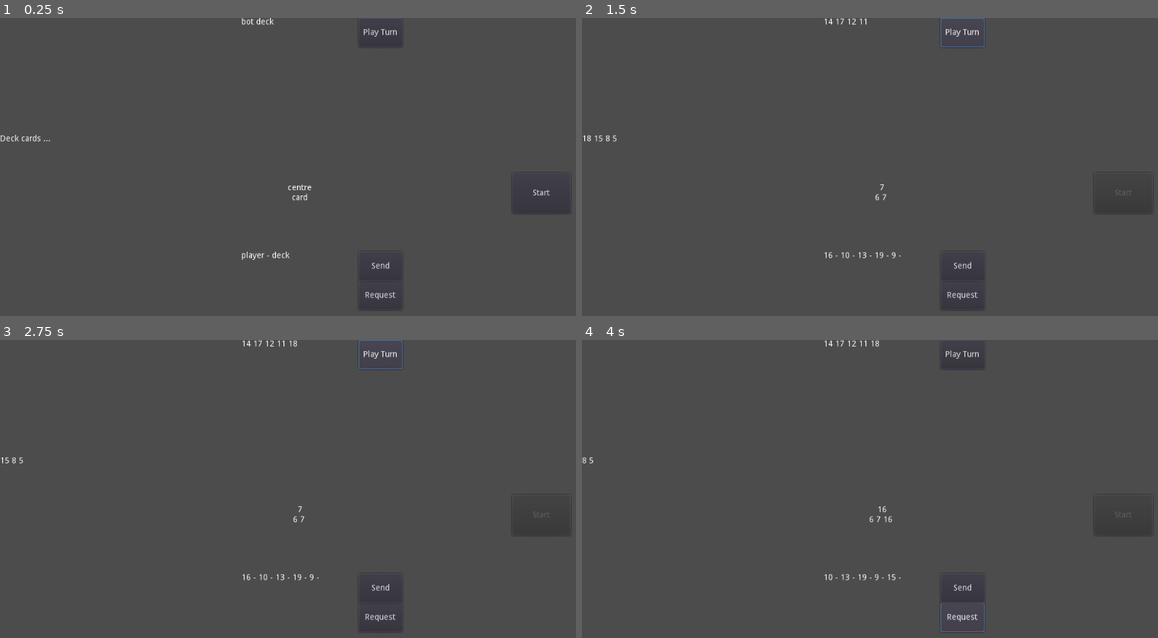
Above: before the commit, frames 1-4 (two rows, left to right).
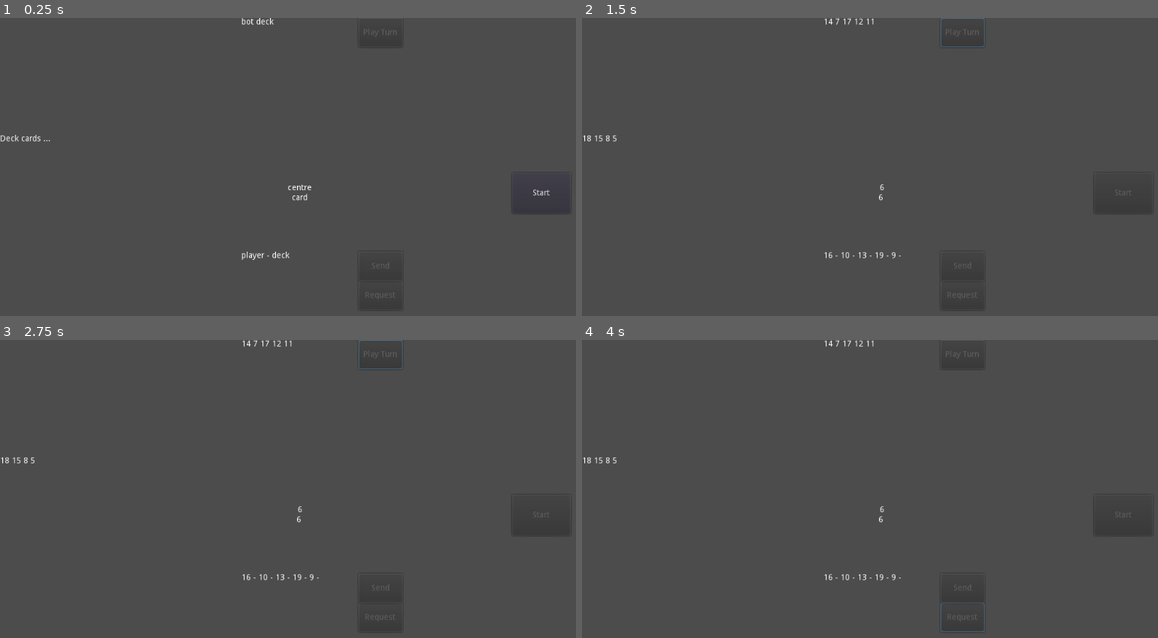
Above: after the commit, the same moments.

Repository: ravi-kiran-svs/uno-men
Game: Godot game, scene res://Scenes/TestScenes/TestGame.tscn
Two runs of this game, one before a commit and one after it. Both use one fixed random seed, a clock stepped at 60 frames per second and the inputs below.
Inputs (mouse positions are in pixels of both pictures, inside the frame that each line leads up to):
- Up to frame 1 (0.25 s): no input
- Up to frame 2 (1.5 s): click "Start" at 0.5 s; click (962, 32) at 1.25 s, where only the run before the commit has a clickable "Play Turn"
- Up to frame 3 (2.75 s): click (380, 354) at 2 s, where only the run before the commit has a clickable "Play Turn"
- Up to frame 4 (4 s): click (962, 587) at 2.75 s, where only the run before the commit has a clickable "Send"; click (962, 617) at 3.5 s, where only the run before the commit has a clickable "Request"

The runs differ from the first frame. In frame 1, 0.2% of the frame differs, in the area x 63-69%, y 3-95%; in frame 2, 0.3%; in frame 3, 0.3%; in frame 4, 0.4%, in the area x 0-69%, y 0-95%.

Commit message:
minor changes
Added DeckService as a variable to the Deck class.

Diff:
--- a/Scenes/TestScenes/TestGame.tscn
+++ b/Scenes/TestScenes/TestGame.tscn
@@ -82,6 +82,7 @@
 anchor_right = 1.0
 margin_right = 75.0
 margin_bottom = 50.0
+disabled = true
 text = "Send"
 
 [node name="RequestCard" type="Button" parent="DeckService/PlayerDeck"]
@@ -90,6 +91,7 @@
 margin_top = 50.0
 margin_right = 75.0
 margin_bottom = 100.0
+disabled = true
 text = "Request"
 
 [node name="BotDeck" type="Control" parent="DeckService"]
@@ -111,6 +113,7 @@
 anchor_right = 1.0
 margin_right = 75.0
 margin_bottom = 50.0
+disabled = true
 text = "Play Turn"
 
 [connection signal="pressed" from="DeckService/StartGame" to="DeckService" method="_on_StartGame_pressed"]
--- a/Scripts/Deck/Deck.gd
+++ b/Scripts/Deck/Deck.gd
@@ -1,5 +1,7 @@
 extends Node
 class_name Deck
+
+var DeckService
 
 var _cards_list = []
 
--- a/Scripts/Decks/CardsDeck.gd
+++ b/Scripts/Decks/CardsDeck.gd
@@ -1,22 +1,25 @@
 extends Deck
 
 onready var _text = get_node("Label")
+
+func _ready():
+	DeckService = get_node("%DeckService")
 
 func shuffleAndSplit(deck, n):
 	_cards_list.append_array(deck)
 	_cards_list.shuffle();
 
 	for i in n:
-		_addTopCardTo(get_node("%DeckService").PlayerDeck)
-		_addTopCardTo(get_node("%DeckService").BotDeck)
+		_addTopCardTo(DeckService.PlayerDeck)
+		_addTopCardTo(DeckService.BotDeck)
 
-	_addTopCardTo(get_node("%DeckService").CentreDeck)
+	_addTopCardTo(DeckService.CentreDeck)
 
 func removeCard(i : int):
 	.removeCard(i)
 
 	if(_cards_list.size() <= 1):
-		var cards = get_node("%DeckService").requestRefill()
+		var cards = DeckService.requestRefill()
 		cards.shuffle()
 		_cards_list.append_array(cards)
 		updateView()
@@ -36,7 +39,7 @@
 	if(!isEmpty()):
 		var card = _cards_list.front()
 
-		var sendSuccess = get_node("%DeckService").sendCardTo(to, card)
+		var sendSuccess = DeckService.sendCardTo(to, card)
 
 		if(sendSuccess):
 			removeCard(card)
--- a/Scripts/Decks/CentreDeck.gd
+++ b/Scripts/Decks/CentreDeck.gd
@@ -1,6 +1,9 @@
 extends Deck
 
 onready var _text = get_node("Label")
+
+func _ready():
+	DeckService = get_node("%DeckService")
 
 func updateView():
 	_updateText()
--- a/Scripts/Decks/PlayableDeck.gd
+++ b/Scripts/Decks/PlayableDeck.gd
@@ -1,16 +1,19 @@
 extends Deck
 class_name PlayableDeck
 
+func _ready():
+	DeckService = get_node("%DeckService")
+
 func _addCardToCentre(i : int):
-	var sendSuccess = get_node("%DeckService").sendCardTo(
-		get_node("%DeckService").CentreDeck, i)
+	var sendSuccess = DeckService.sendCardTo(
+		DeckService.CentreDeck, i)
 
 	if(sendSuccess):
 		removeCard(i)
 
 func _requestCardFromDeck():
-	var card = get_node("%DeckService").requestCardFrom(
-		get_node("%DeckService").CardsDeck)
+	var card = DeckService.requestCardFrom(
+		DeckService.CardsDeck)
 
 	if(card != null):
 		addCard(card)
